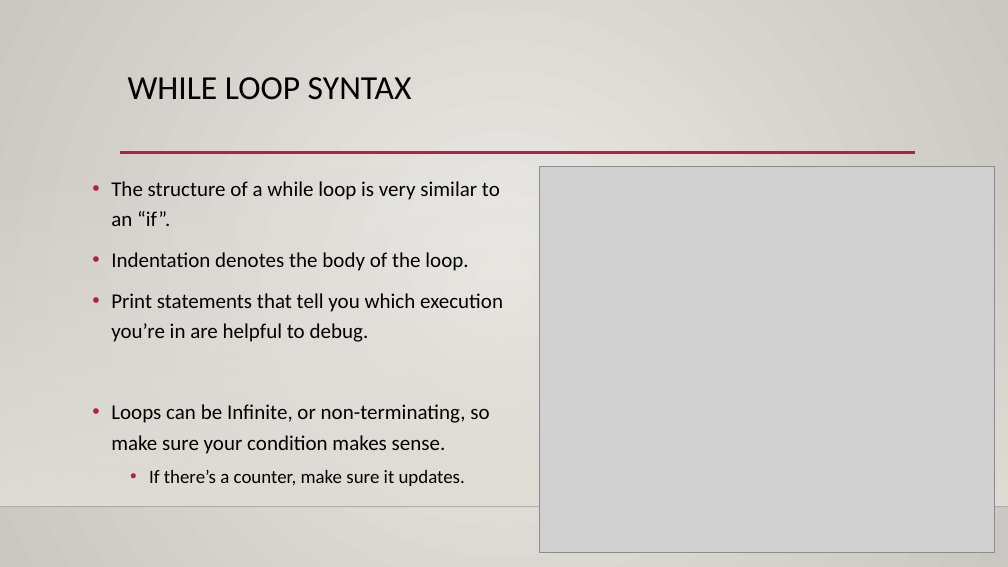
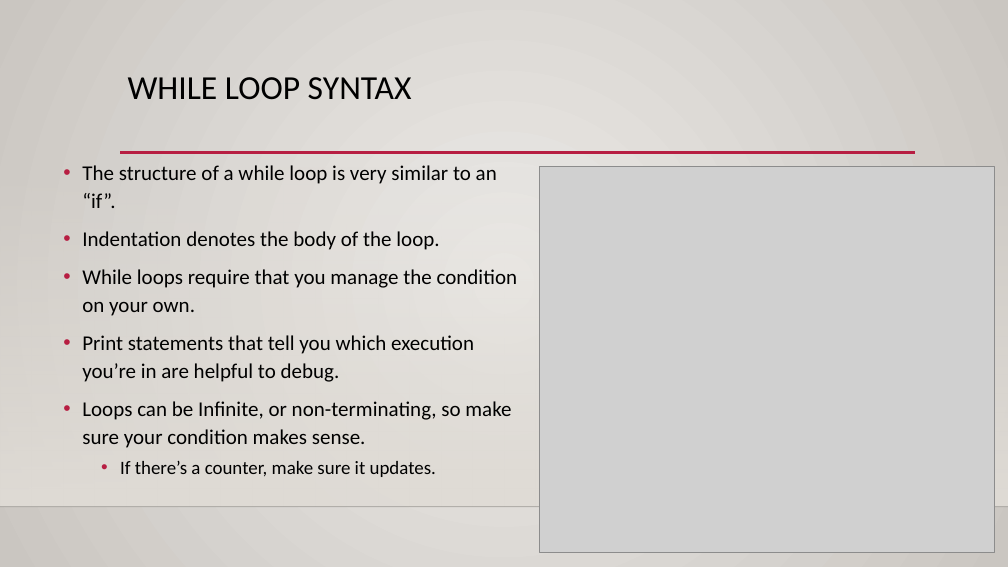
Before and after one commit to okohnkay/Programming_Basics_for_ML, a slide deck: slide 5 of course_material/slides/003_loops.pptx (slide 4 before the commit). Drawn at 1008x567 pixels with LibreOffice and Linux fonts; fonts in the diff are those of the drawing; grey boxes stand for pictures; background and template pictures are left out. Boxes give left, top, right and bottom in pixels: in the first picture for what was removed or moved away, otherwise in the second. Text is boxed around its words. In the diff, an @@ line names an element or a change of style, - is before the commit and + after.

```diff
--- a/course_material/slides/003_loops.pptx
+++ b/course_material/slides/003_loops.pptx
@@ text "The structure of a while ...": place and size @@
-text "The structure of a while ..." at [111,181,503,486]
+text "The structure of a while ..." at [82,165,518,477]
@@ text at [82,165,511,477]: line spacing 1.2 to 1.1 @@
@@ text at [82,269,518,316]: paragraph added @@
+• While loops require that you manage the condition on your own.
```
Also in this commit, not shown: 2 other slides changed, 2 slides added, 3 other files.
